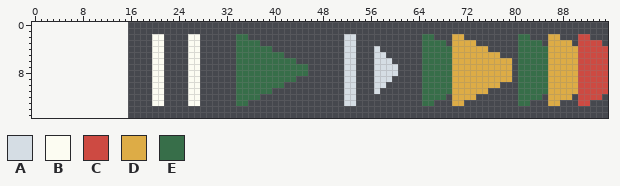
Pixel-art file -- Assets/Art/Icons.aseprite. Above, as it was before the edit.
80x16 pixels, 1 frame. The old version is drawn lined up with the new one, on the new canvas.
Palette (. is transparent): A #d5dde4  B #fcfcf2  C #cd4a42  D #ddac46  E #376e49
The result:
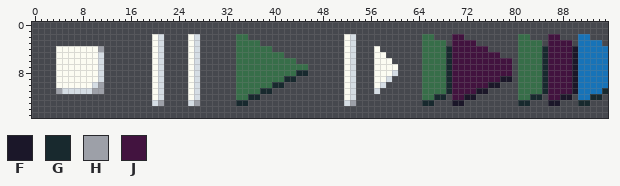
Colours new in this view: F #1b1729  G #18292e  H #9da0a8  J #42133f
Edits made:
canvas 80x16 -> 96x16, the old top-left corner now at 16,0
colour C: #cd4a42 -> #1773b8
y 2: x 21 B -> A; x 27 B -> A; x 52 A -> B; x 70..71 DD -> JJ; x 86..87 DD -> JJ
y 3: x 21 B -> A; x 27 B -> A; x 52 A -> B; x 70..73 DDDD -> JJJJ; x 86..89 DDDD -> JJJJ
y 4: x 4..11 ........ -> BBBBBBBH; x 21 B -> A; x 27 B -> A; x 52 A -> B; x 57 A -> B; x 69..75 EDDDDDD -> GJJJJJJ; x 85..90 EDDDDD -> GJJJJF
y 5: x 4..11 ........ -> BBBBBBBA; x 21 B -> A; x 27 B -> A; x 52 A -> B; x 57..58 AA -> BB; x 69..77 EDDDDDDDD -> GJJJJJJJJ; x 85..90 EDDDDD -> GJJJJF
y 6: x 4..11 ........ -> BBBBBBBA; x 21 B -> A; x 27 B -> A; x 52 A -> B; x 57..59 AAA -> BBB; x 69..79 EDDDDDDDDDD -> GJJJJJJJJJJ; x 85..90 EDDDDD -> GJJJJF
y 7: x 4..11 ........ -> BBBBBBBA; x 21 B -> A; x 27 B -> A; x 52 A -> B; x 57..60 AAAA -> BBBB; x 69..79 EDDDDDDDDDD -> GJJJJJJJJJJ; x 85..90 EDDDDD -> GJJJJF
y 8: x 4..11 ........ -> BBBBBBBA; x 21 B -> A; x 27 B -> A; x 44..45 EE -> GG; x 52 A -> B; x 57..59 AAA -> BBB; x 69..79 EDDDDDDDDDD -> GJJJJJJJJJJ; x 85..90 EDDDDD -> GJJJJF
y 9: x 4..11 ........ -> BBBBBBBA; x 21 B -> A; x 27 B -> A; x 42..43 EE -> GG; x 52 A -> B; x 57..58 AA -> BB; x 69..79 EDDDDDDDDDD -> GJJJJJJJJFF; x 85..90 EDDDDD -> GJJJJF
y 10: x 4..11 ........ -> BBBBBBAH; x 21 B -> A; x 27 B -> A; x 40..41 EE -> GG; x 52 A -> B; x 57 A -> B; x 69..77 EDDDDDDDD -> GJJJJJJFF; x 85..90 EDDDDD -> GJJJJF
y 11: x 4..11 ........ -> HAAAAAHH; x 21 B -> A; x 27 B -> A; x 38..39 EE -> GG; x 52 A -> B; x 69..75 EDDDDDD -> GJJJJFF; x 85..90 EDDDDD -> GJJJJF; x 95 C -> G
y 12: x 21 B -> A; x 27 B -> A; x 36..37 EE -> GG; x 52 A -> B; x 67..68 EE -> GG; x 70..73 DDDD -> JJFF; x 83..84 EE -> GG; x 86..89 DDDD -> JJFF; x 93..94 CC -> GG
y 13: x 20..21 BB -> AH; x 26..27 BB -> AH; x 34..35 EE -> GG; x 53 A -> H; x 65..66 EE -> GG; x 70..71 DD -> FF; x 81..82 EE -> GG; x 86..87 DD -> FF; x 91..92 CC -> GG
Boxes around the changes in both pictures, in picture pixels (x1, y1, x2, y2):
changed: (152, 34, 200, 106)
changed: (344, 34, 356, 106)
changed: (422, 34, 608, 106)
added: (56, 46, 104, 94)
changed: (374, 46, 398, 88)
changed: (236, 70, 308, 106)
